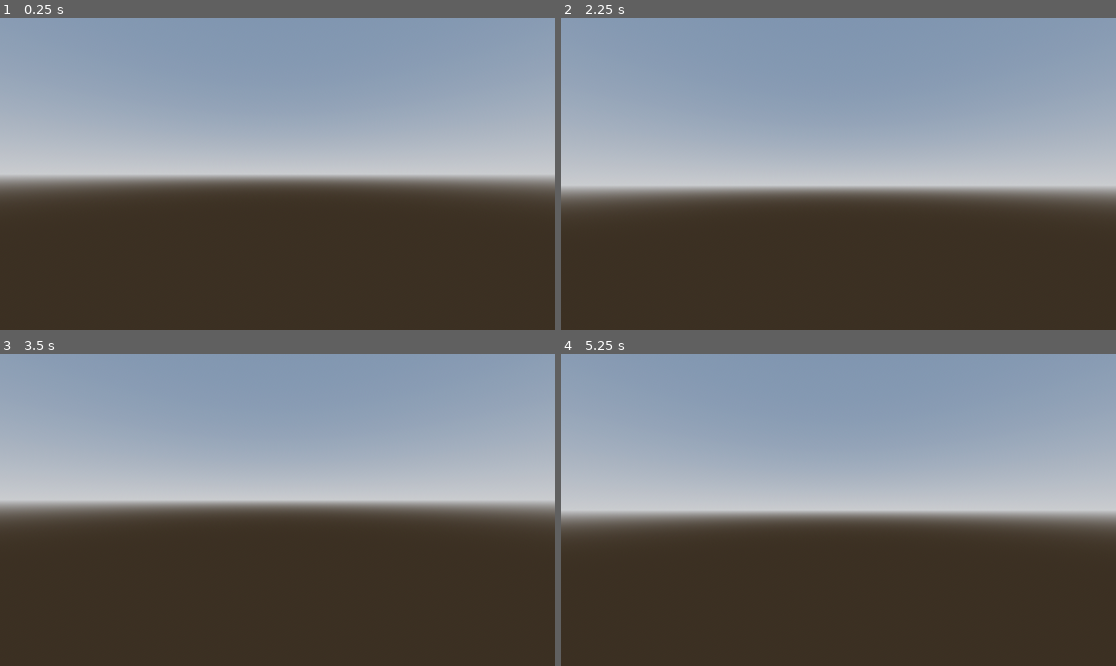
Above: before the commit, frames 1-4 (two rows, left to right).
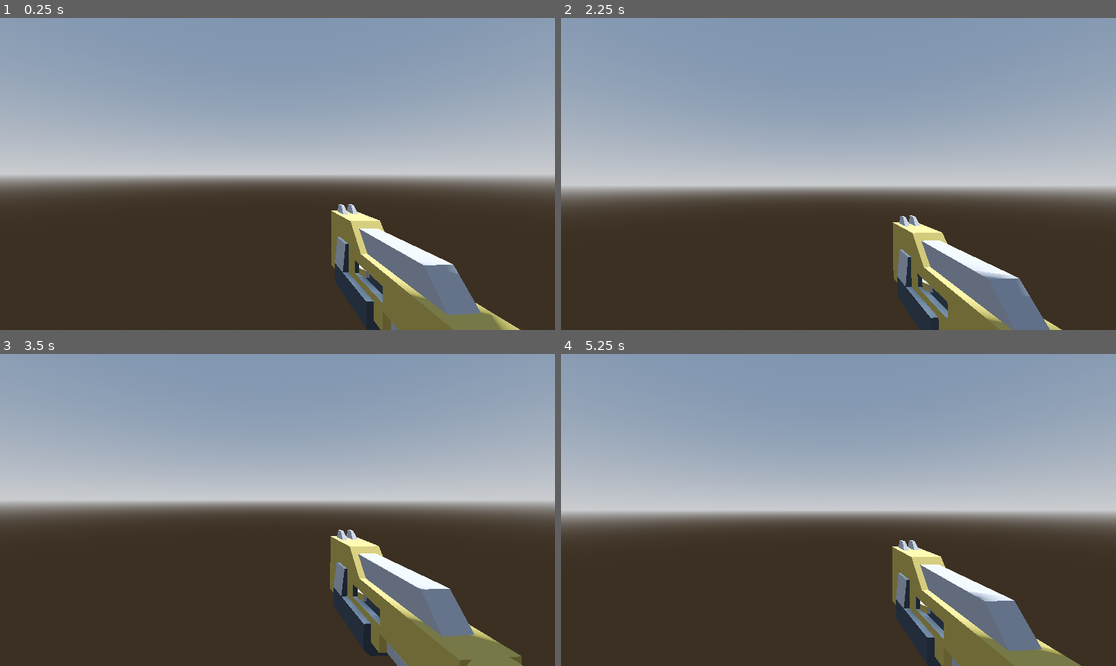
Above: after the commit, the same moments.

Repository: ErneElg162/DangDezeDubiousDimensions
Game: Godot game, scene res://Test.tscn
Same seed, same stepped clock (60 frames per second), same inputs: the game is played once before the commit and once after it.
Inputs (mouse positions are in pixels of both pictures, inside the frame that each line leads up to):
- Up to frame 1 (0.25 s): no input
- Up to frame 2 (2.25 s): tap Enter (ui_accept) at 0.5, 0.77, 1.52 s; move the mouse to (866, 174) at 0.52 s; hold W (forward) from 0.53 s (still down); click (866, 174) at 0.6 s; move the mouse to (810, 174) at 1.27 s; click (810, 174) at 1.35 s; move the mouse to (849, 167) at 2.02 s; click (849, 167) at 2.1 s
- Up to frame 3 (3.5 s): keep holding W (forward); tap Enter (ui_accept) at 2.75, 3.02 s; move the mouse to (271, 516) at 2.77 s; click (271, 516) at 2.85 s
- Up to frame 4 (5.25 s): keep holding W (forward); move the mouse to (877, 513) at 3.52 s; click (877, 513) at 3.6 s; tap Enter (ui_accept) at 3.77, 4.52 s; move the mouse to (794, 506) at 4.27 s; click (794, 506) at 4.35 s; move the mouse to (844, 510) at 5.02 s; click (844, 510) at 5.1 s

The runs differ from the first frame. In frame 1, 7.1% of the frame differs, in the area x 59-94%, y 59-100%; in frame 2, 6.2%; in frame 3, 7.8%, in the area x 59-95%, y 56-100%; in frame 4, 7.1%.

Commit message:
Kinda works

Diff:
--- a/dddd/character.tscn
+++ b/dddd/character.tscn
@@ -1,6 +1,8 @@
 [gd_scene format=3 uid="uid://cehr5k547rkuv"]
 
 [ext_resource type="Script" uid="uid://cbjfm4ct77m8e" path="res://character_body_3d.gd" id="1_glpr6"]
+[ext_resource type="PackedScene" uid="uid://cefb1dpi7mgqj" path="res://gun.tscn" id="2_pjt0s"]
+[ext_resource type="Script" uid="uid://dq82ferkgjkr2" path="res://gun.gd" id="3_wa5vi"]
 
 [sub_resource type="CapsuleMesh" id="CapsuleMesh_pjt0s"]
 
@@ -16,3 +18,11 @@
 shape = SubResource("CapsuleShape3D_wa5vi")
 
 [node name="Camera3D" type="Camera3D" parent="." unique_id=518740108]
+
+[node name="RayCast3D" type="RayCast3D" parent="Camera3D" unique_id=1202798299]
+transform = Transform3D(1, 0, 0, 0, -0.9973793, -0.07235045, 0, 0.07235045, -0.9973793, 0.04014218, 0.55114096, 0)
+target_position = Vector3(0, 0, 20)
+
+[node name="Gun" parent="." unique_id=1647983618 instance=ExtResource("2_pjt0s")]
+transform = Transform3D(-0.99736536, 0, -0.07254199, 0, 1, 0, 0.07254199, 0, -0.99736536, 0.13590646, -0.30172688, -0.7024858)
+script = ExtResource("3_wa5vi")
--- a/dddd/character_body_3d.gd
+++ b/dddd/character_body_3d.gd
@@ -3,9 +3,14 @@
 var look_sensitivity: float = 0.005
 
 @onready var camera: Camera3D = $Camera3D
+@onready var ray_cast_3d: RayCast3D = $Camera3D/RayCast3D
+@onready var gun: CharacterBody3D = $Gun
+
 
 const SPEED = 5.0
 const JUMP_VELOCITY = 4.5
+
+var activeGrap = false
 
 func _ready():
 	Input.mouse_mode = Input.MOUSE_MODE_CAPTURED
@@ -24,9 +29,15 @@
 	if event is InputEventMouseButton and event.pressed:
 		Input.mouse_mode = Input.MOUSE_MODE_CAPTURED
 
+func _physics_process(delta: float) -> void:
 
+	if Input.is_action_just_pressed("left_mouse_click") and ray_cast_3d.is_colliding() and not activeGrap:
+		activeGrap = true
+		gun.shoot(ray_cast_3d.get_collision_point())
+	elif Input.is_action_just_pressed("left_mouse_click") and activeGrap:
+		activeGrap = false
+		gun.remove_line()
 
-func _physics_process(delta: float) -> void:
 	# Add the gravity.
 	if not is_on_floor():
 		velocity += get_gravity() * delta
--- /dev/null
+++ b/dddd/dark.tres
@@ -0,0 +1,6 @@
+[gd_resource type="StandardMaterial3D" format=3 uid="uid://jote7tvmugt"]
+
+[resource]
+resource_name = "dark"
+albedo_color = Color(0.43258733, 0.4800958, 0.5263194, 1)
+metallic = 1.0
--- /dev/null
+++ b/dddd/gun.gd
@@ -0,0 +1,26 @@
+extends CharacterBody3D
+
+@onready var bullet_marker: Marker3D = %bulletMarker
+
+const LINE = preload("res://line.tscn")
+
+var line: Node3D
+
+func _process(delta: float) -> void:
+	if line:
+		line.global_position = bullet_marker.global_position
+
+func shoot(targetPosition):
+	_create_line(targetPosition)
+
+func _create_line(targetPosition):
+	line = LINE.instantiate()
+
+	get_tree().current_scene.add_child(line)
+	line.global_position = bullet_marker.global_position
+
+	line.set_target_position(targetPosition	)
+
+func remove_line():
+	line.queue_free()
+	line = null
--- /dev/null
+++ b/dddd/gun.tscn
@@ -0,0 +1,23 @@
+[gd_scene format=3 uid="uid://cefb1dpi7mgqj"]
+
+[ext_resource type="Script" uid="uid://cbjfm4ct77m8e" path="res://character_body_3d.gd" id="1_dk5gl"]
+[ext_resource type="PackedScene" uid="uid://uv8kb4x0yyt" path="res://blasterM.glb" id="2_kw0bs"]
+
+[sub_resource type="BoxShape3D" id="BoxShape3D_8iju2"]
+size = Vector3(0.19433594, 0.31274414, 0.68310547)
+
+[node name="Gun" type="CharacterBody3D" unique_id=1647983618]
+script = ExtResource("1_dk5gl")
+
+[node name="blasterM2" parent="." unique_id=25811305 instance=ExtResource("2_kw0bs")]
+
+[node name="blasterM2" type="MeshInstance3D" parent="blasterM2" unique_id=1533241305]
+transform = Transform3D(1, 0, 0, 0, 1, 0, 0, 0, 1, -0.16365817, 0, 0)
+
+[node name="CollisionShape3D" type="CollisionShape3D" parent="." unique_id=1711766701]
+transform = Transform3D(1, 0, 0, 0, 1, 0, 0, 0, 1, -0.14939123, -0.0039574206, -0.14442986)
+shape = SubResource("BoxShape3D_8iju2")
+
+[node name="bulletMarker" type="Marker3D" parent="." unique_id=1156323843]
+unique_name_in_owner = true
+transform = Transform3D(1, 0, 0, 0, 1, 0, 0, 0, 1, -0.14802364, 0.09515571, 0.14450954)
--- a/dddd/icon.svg
+++ /dev/null
@@ -1 +0,0 @@
-<svg xmlns="http://www.w3.org/2000/svg" width="128" height="128"><rect width="124" height="124" x="2" y="2" fill="#363d52" stroke="#212532" stroke-width="4" rx="14"/><g fill="#fff" transform="translate(12.322 12.322)scale(.101)"><path d="M105 673v33q407 354 814 0v-33z"/><path fill="#478cbf" d="m105 673 152 14q12 1 15 14l4 67 132 10 8-61q2-11 15-15h162q13 4 15 15l8 61 132-10 4-67q3-13 15-14l152-14V427q30-39 56-81-35-59-83-108-43 20-82 47-40-37-88-64 7-51 8-102-59-28-123-42-26 43-46 89-49-7-98 0-20-46-46-89-64 14-123 42 1 51 8 102-48 27-88 64-39-27-82-47-48 49-83 108 26 42 56 81zm0 33v39c0 276 813 276 814 0v-39l-134 12-5 69q-2 10-14 13l-162 11q-12 0-16-11l-10-65H446l-10 65q-4 11-16 11l-162-11q-12-3-14-13l-5-69z"/><path d="M483 600c0 34 58 34 58 0v-86c0-34-58-34-58 0z"/><circle cx="725" cy="526" r="90"/><circle cx="299" cy="526" r="90"/></g><g fill="#414042" transform="translate(12.322 12.322)scale(.101)"><circle cx="307" cy="532" r="60"/><circle cx="717" cy="532" r="60"/></g></svg>
--- /dev/null
+++ b/dddd/line.gd
@@ -0,0 +1,27 @@
+extends Node3D
+
+@onready var csg_cylinder_3d: CSGCylinder3D = $CSGCylinder3D
+
+var targetPosition
+
+func _ready() -> void:
+	hide()
+
+func set_target_position(newTargetPosition):
+	targetPosition = newTargetPosition
+
+	show()
+
+func _process(delta: float) -> void:
+	if not targetPosition: return
+
+	_set_line(targetPosition)
+
+func _set_line(newTargetPosition):
+	targetPosition = newTargetPosition
+
+	var length = global_position.distance_to(targetPosition)
+	look_at(targetPosition)
+	csg_cylinder_3d.height = length
+
+	csg_cylinder_3d.global_position = (global_position + targetPosition) / 2
--- /dev/null
+++ b/dddd/line.tscn
@@ -0,0 +1,10 @@
+[gd_scene format=3 uid="uid://b4u02wm6eynii"]
+
+[ext_resource type="Script" uid="uid://b35mxlim7k6gm" path="res://line.gd" id="1_084u5"]
+
+[node name="Line" type="Node3D" unique_id=861641772]
+script = ExtResource("1_084u5")
+
+[node name="CSGCylinder3D" type="CSGCylinder3D" parent="." unique_id=1952618739]
+transform = Transform3D(-0.007190686, 0.99997413, 0, -0.99997413, -0.007190686, 0, 0, 0, 1, -2, 0, 0)
+radius = 0.005
--- /dev/null
+++ b/dddd/metal.tres
@@ -0,0 +1,6 @@
+[gd_resource type="StandardMaterial3D" format=3 uid="uid://cgun2whtiiwas"]
+
+[resource]
+resource_name = "metal"
+albedo_color = Color(0.9043654, 0.9141413, 0.9445336, 1)
+metallic = 1.0
--- a/dddd/project.godot
+++ b/dddd/project.godot
@@ -13,7 +13,6 @@
 config/name="DDDD"
 run/main_scene="uid://bi66y3pmp3ran"
 config/features=PackedStringArray("4.6", "Forward Plus")
-config/icon="res://icon.svg"
 
 [input]
 
@@ -42,6 +41,11 @@
 "events": [Object(InputEventKey,"resource_local_to_scene":false,"resource_name":"","device":-1,"window_id":0,"alt_press …(195 unchanged characters)…
 ]
 }
+left_mouse_click={
+"deadzone": 0.2,
+"events": [Object(InputEventMouseButton,"resource_local_to_scene":false,"resource_name":"","device":-1,"window_id":0,"alt_pressed":false,"shift_pressed":false,"ctrl_pressed":false,"meta_pressed":false,"button_mask":1,"position":Vector2(325, 22),"global_position":Vector2(344, 118),"factor":1.0,"button_index":1,"canceled":false,"pressed":true,"double_click":false,"script":null)
+]
+}
 
 [physics]
 
--- /dev/null
+++ b/dddd/yellow.tres
@@ -0,0 +1,6 @@
+[gd_resource type="StandardMaterial3D" format=3 uid="uid://be55vfs1ht56o"]
+
+[resource]
+resource_name = "yellow"
+albedo_color = Color(0.9982742, 0.8944481, 0.5059693, 1)
+metallic = 1.0
Not shown: 1 places in dddd/Test.tscn that only renumber resources
Binary file added: dddd/blasterM.glb
Not shown, added: dddd/blasterM.glb.import
Not shown, added: dddd/gun.gd.uid
Not shown, removed: dddd/icon.svg.import
Not shown, added: dddd/line.gd.uid
Not shown, added: dddd/4D_Shenanigans/blasterN.stl
Not shown, added: dddd/blasterN.stl
